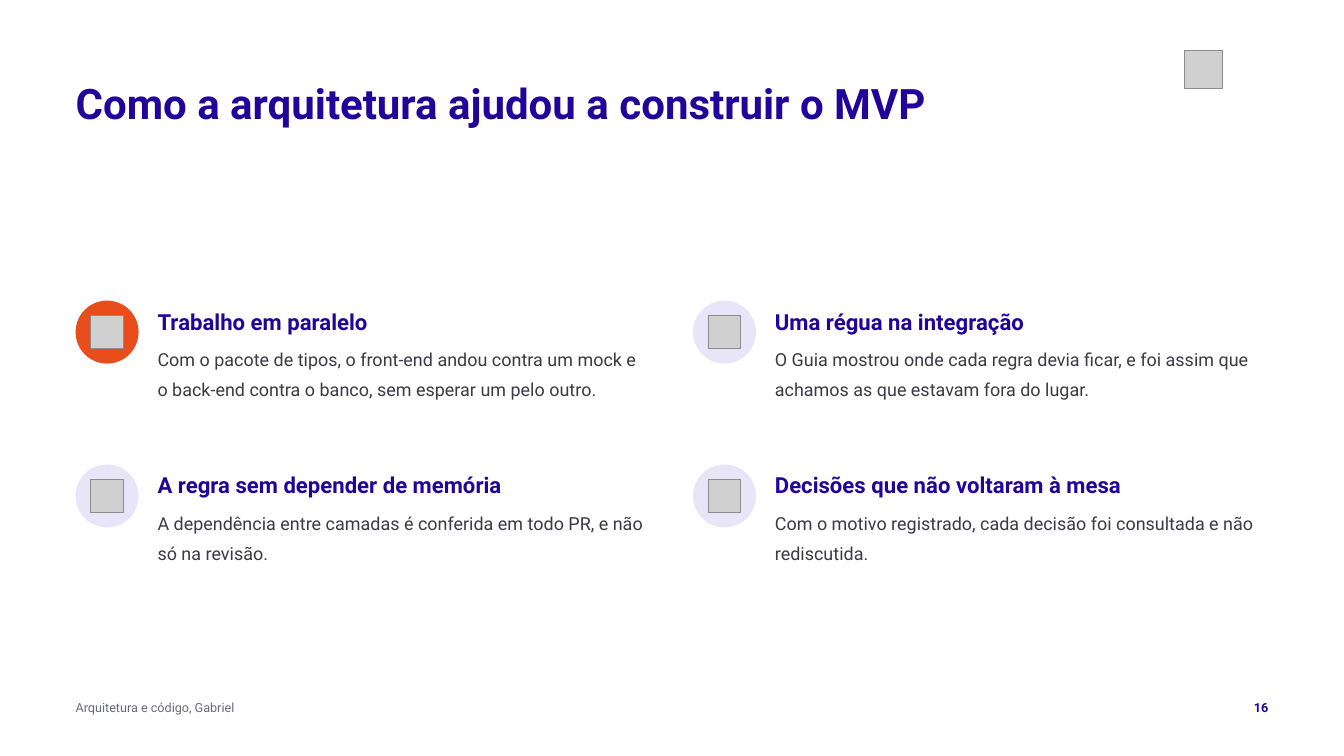
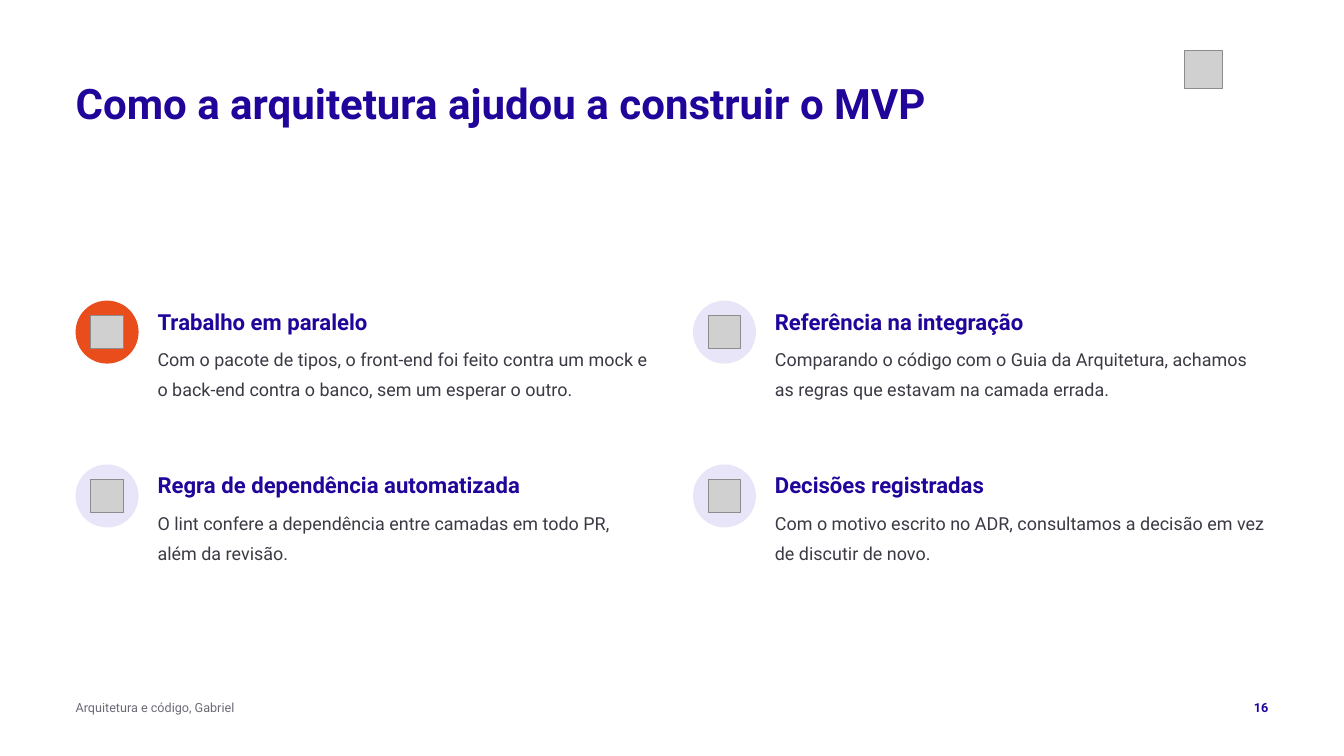
Before and after one commit to tcpassos/invite-app, a slide deck: slide 16 of trabalhos/T4-Pitch-Final.pptx. Drawn at 1344x756 pixels with LibreOffice and Linux fonts; fonts in the diff are those of the drawing; grey boxes stand for pictures. Boxes give left, top, right and bottom in pixels: in the first picture for what was removed or moved away, otherwise in the second. Text is boxed around its words. In the diff, an @@ line names an element or a change of style, - is before the commit and + after.

```diff
--- a/trabalhos/T4-Pitch-Final.pptx
+++ b/trabalhos/T4-Pitch-Final.pptx
@@ text at bbox=[775, 313, 1023, 335]: text changed @@
-Uma régua na integração
+Referência na integração
@@ text at bbox=[158, 352, 648, 400]: text changed @@
-Com o pacote de tipos, o front-end andou contra um mock e o back-end contra o banco, sem esperar um pelo outro.
+Com o pacote de tipos, o front-end foi feito contra um mock e o back-end contra o banco, sem um esperar o outro.
@@ text at bbox=[775, 352, 1247, 400]: text changed @@
-O Guia mostrou onde cada regra devia ficar, e foi assim que achamos as que estavam fora do lugar.
+Comparando o código com o Guia da Arquitetura, achamos as regras que estavam na camada errada.
@@ text at bbox=[158, 476, 520, 498]: text changed @@
-A regra sem depender de memória
+Regra de dependência automatizada
@@ text at bbox=[775, 476, 984, 498]: text changed @@
-Decisões que não voltaram à mesa
+Decisões registradas
@@ text at bbox=[158, 516, 609, 560]: text changed @@
-A dependência entre camadas é conferida em todo PR, e não só na revisão.
+O lint confere a dependência entre camadas em todo PR, além da revisão.
@@ text at bbox=[775, 516, 1264, 560]: text changed @@
-Com o motivo registrado, cada decisão foi consultada e não rediscutida.
+Com o motivo escrito no ADR, consultamos a decisão em vez de discutir de novo.
```
Also in this commit, not shown: 14 other slides changed, 3 other files.
